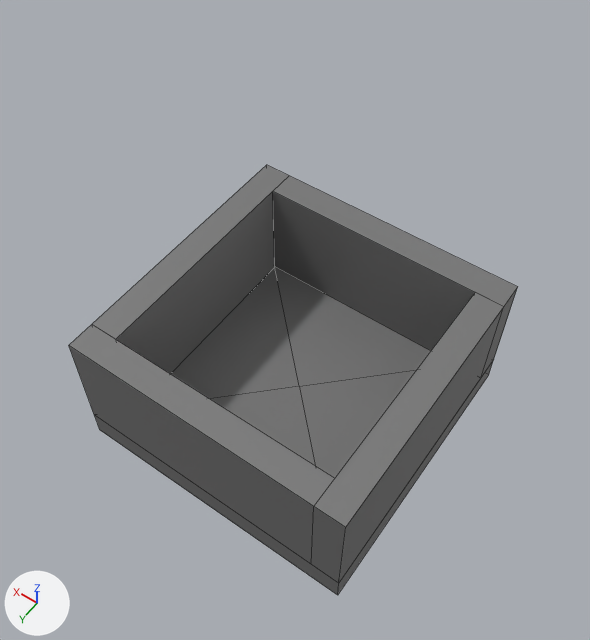
One commit to the Blender file BaseFramework 3D/Asset/Models/Stage/Stage1.blend: the scene before it, then after it.
Camera for both pictures: a 50 mm camera at (-18.1, 25.9, 49.9) aimed at (-0.7, 1.4, 11.5). Arrows for +X, +Y and +Z are at lower left; the lights stay in place. The first picture is the older version. Mesh edges are drawn as thin lines.

In view in the first picture: '立方体', '立方体.001', '立方体.002', '立方体.003', '立方体.004'.
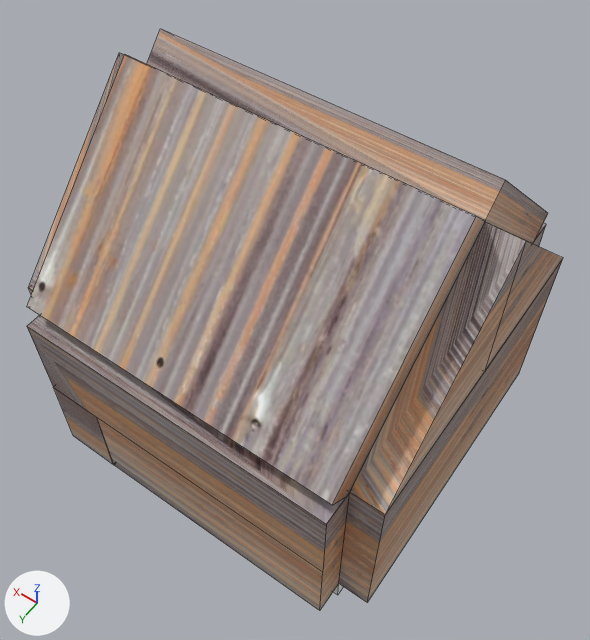
Location of each change, (x1, y1, x2, y2) in pixels of the pictures (590 x 640 px):
'立方体.006', added: after (27, 54, 485, 505)
'立方体.001', surface changed, reshaped, moved, rescaled (21% wider, 24% taller): before (69, 325, 335, 564); after (27, 315, 350, 611)
'立方体', surface changed: (333, 584, 343, 595) in both
'立方体.003', surface changed, recoloured, moved, rescaled (16% wider, 18% taller): before (311, 292, 504, 583); after (339, 259, 563, 603)
'立方体.002', surface changed, recoloured: (273, 176, 546, 377) in both
'立方体.007', added: after (350, 222, 563, 515)
'立方体.005', added: after (147, 29, 548, 243)
'立方体.004', surface changed, recoloured: (29, 165, 289, 374) in both
'立方体.008', added (mostly hidden): after (29, 53, 124, 290)
part 1 of me_立方体_001, added: after (27, 315, 350, 611)

What changed in the scene script:
```text
Change mat_マテリアル:
    remove mat_マテリアル.base_color = (0.184, 0.184, 0.184)  # grey #777777
    add mat_マテリアル.texture = img_tile_png
Change me_立方体_001:
    used by ob_立方体_001; location = (1.0, 9.0, 6.0); scale = (9.0, 1.0, 4.0)
    remove me_立方体_001.from_pydata(...)  # 8 vertices, 6 faces; spans x -1.0..1.0, y -1.0..1.0, z -1.0..1.0
    remove me_立方体_001.materials.append(mat_マテリアル)  # grey #777777
    add me_立方体_001.from_pydata(...)  # 32 vertices, 16 faces; spans x -1.0..1.0, y -1.0..1.0, z -1.0..1.0
    me_立方体_001 part 1: 24 vertices added at x -1.0..1.0, y -1.0..1.0, z -1.0..1.0
    add me_立方体_001.materials.append(mat_マテリアル_001)  # picture img_targeted_image_jpg
Change me_立方体_002:
    where me_立方体_002.from_pydata(...)  # 8 vertices, 6 faces; spans x -1.0..1.0, y -1.0..1.0, z -1.0..1.0
    remove me_立方体_002.materials.append(mat_マテリアル)  # grey #777777
    add me_立方体_002.materials.append(mat_マテリアル_001)  # picture img_targeted_image_jpg
Change me_立方体_003:
    where me_立方体_003.from_pydata(...)  # 8 vertices, 6 faces; spans x -1.0..1.0, y -1.0..1.0, z -1.0..1.0
    remove me_立方体_003.materials.append(mat_マテリアル)  # grey #777777
    add me_立方体_003.materials.append(mat_マテリアル_001)  # picture img_targeted_image_jpg
Change me_立方体_004:
    where me_立方体_004.from_pydata(...)  # 8 vertices, 6 faces; spans x -1.0..1.0, y -1.0..1.0, z -1.0..1.0
    remove me_立方体_004.materials.append(mat_マテリアル)  # grey #777777
    add me_立方体_004.materials.append(mat_マテリアル_001)  # picture img_targeted_image_jpg
Change ob_立方体_001:
    ob_立方体_001.location: (1.0, 9.0, 6.0) -> (0.0, 11.0, 8.0)
    ob_立方体_001.scale: (9.0, 1.0, 4.0) -> (10.0, 1.0, 6.0)
Change ob_立方体_003:
    ob_立方体_003.location: (-9.0, 1.0, 6.0) -> (-11.0, 0.0, 8.0)
    ob_立方体_003.scale: (1.0, 9.0, 4.0) -> (1.0, 10.0, 6.0)
Add ob_立方体_008:
    ob_立方体_008 = bpy.data.objects.new('立方体.008', me_立方体_008)  # 8 vertices, 8 faces; spans x -1.0..1.0, y -1.0..1.0, z -1.0..1.0; in mat_マテリアル_001 (picture img_targeted_image_jpg)
    ob_立方体_008.location = (11.0, 0.0, 19.0)
    ob_立方体_008.scale = (1.0, 10.0, 5.0)
Add ob_立方体_007:
    ob_立方体_007 = bpy.data.objects.new('立方体.007', me_立方体_007)  # 8 vertices, 8 faces; spans x -1.0..1.0, y -1.0..1.0, z -1.0..1.0; in mat_マテリアル_001 (picture img_targeted_image_jpg)
    ob_立方体_007.location = (-11.0, 0.0, 19.0)
    ob_立方体_007.scale = (1.0, 10.0, 5.0)
Add ob_立方体_006:
    ob_立方体_006 = bpy.data.objects.new('立方体.006', me_立方体_006)  # a box spanning x -1.0..1.0, y -1.0..1.0, z -1.0..1.0; in mat_マテリアル_001 (picture img_targeted_image_jpg)
    ob_立方体_006.location = (0.0, 5.76, 19.66)
    ob_立方体_006.rotation_euler = (2.356, 0.0, 0.0)  # degrees (135, 0, 0)
    ob_立方体_006.scale = (10.0, 7.2, 1.0)
Add ob_立方体_005:
    ob_立方体_005 = bpy.data.objects.new('立方体.005', me_立方体_005)  # a box spanning x -1.0..1.0, y -1.0..1.0, z -1.0..1.0; in mat_マテリアル_001 (picture img_targeted_image_jpg)
    ob_立方体_005.location = (0.0, -5.76, 19.66)
    ob_立方体_005.rotation_euler = (0.785, 0.0, 0.0)  # degrees (45, 0, 0)
    ob_立方体_005.scale = (10.0, 7.2, 1.0)
```
